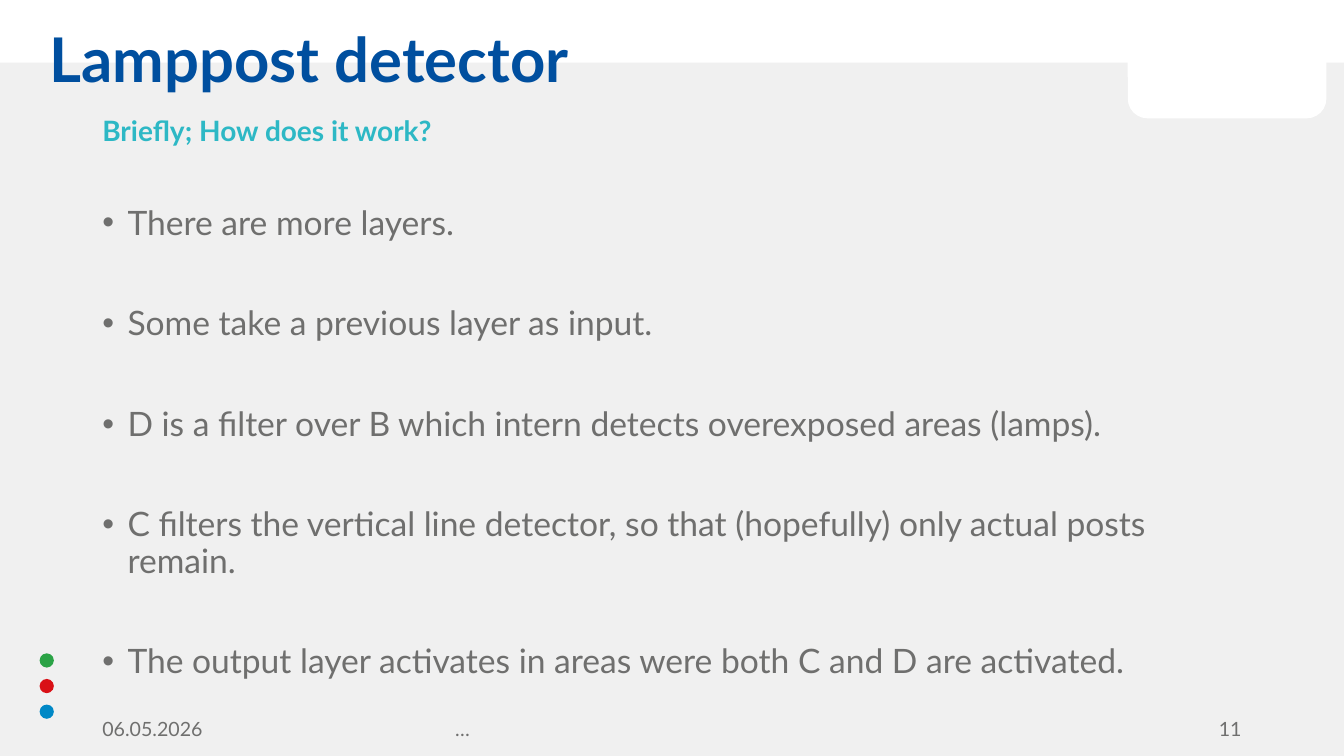
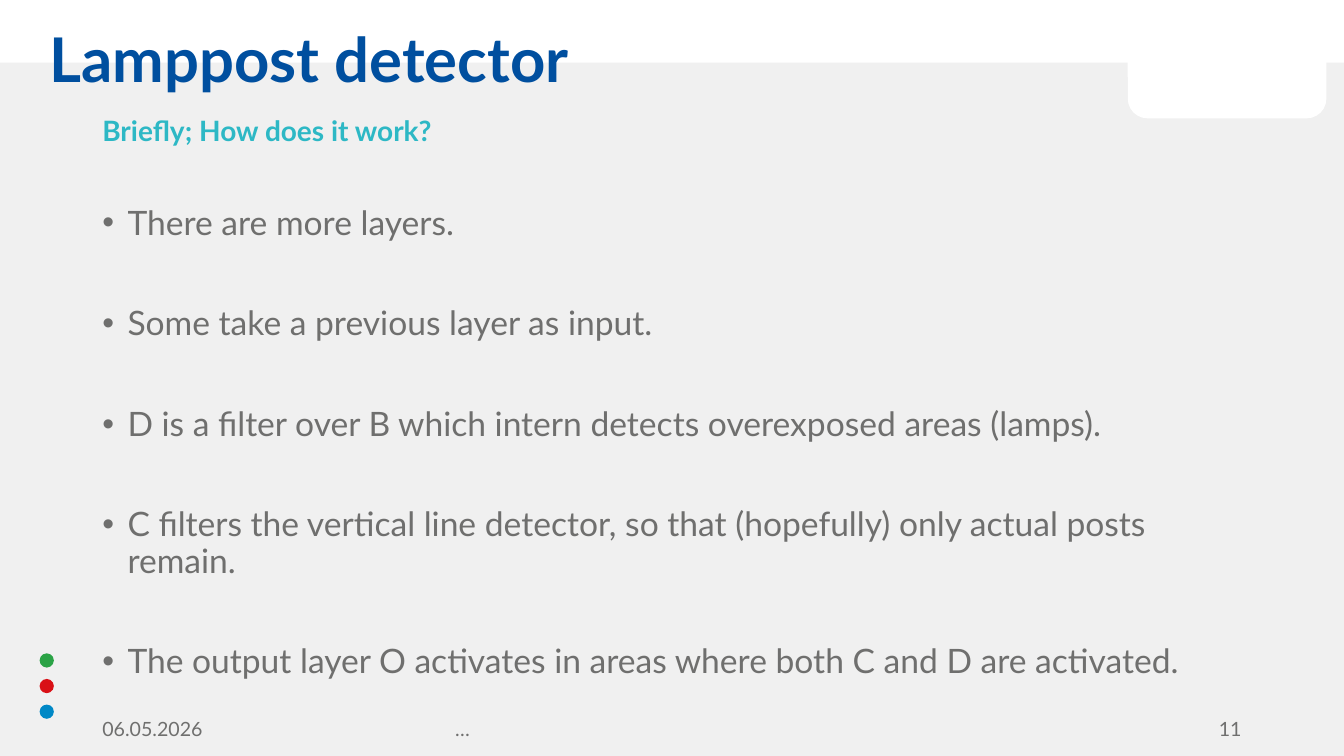
Before and after one commit to KenoPecht-Public/Neural-Networks-an-exemplary-introduction, a slide deck: slide 11 of Presentation.pptx. Drawn at 1344x756 pixels with LibreOffice and Linux fonts; fonts in the diff are those of the drawing; background and template pictures are left out. Boxes give left, top, right and bottom in pixels: in the first picture for what was removed or moved away, otherwise in the second. Text is boxed around its words. In the diff, an @@ line names an element or a change of style, - is before the commit and + after.

```diff
--- a/Presentation.pptx
+++ b/Presentation.pptx
@@ text at box(128, 648, 1178, 679): text changed @@
-• The output layer activates in areas were both C and D are activated.
+• The output layer O activates in areas where both C and D are activated.
```
Also in this commit, not shown: 5 other slides changed.
